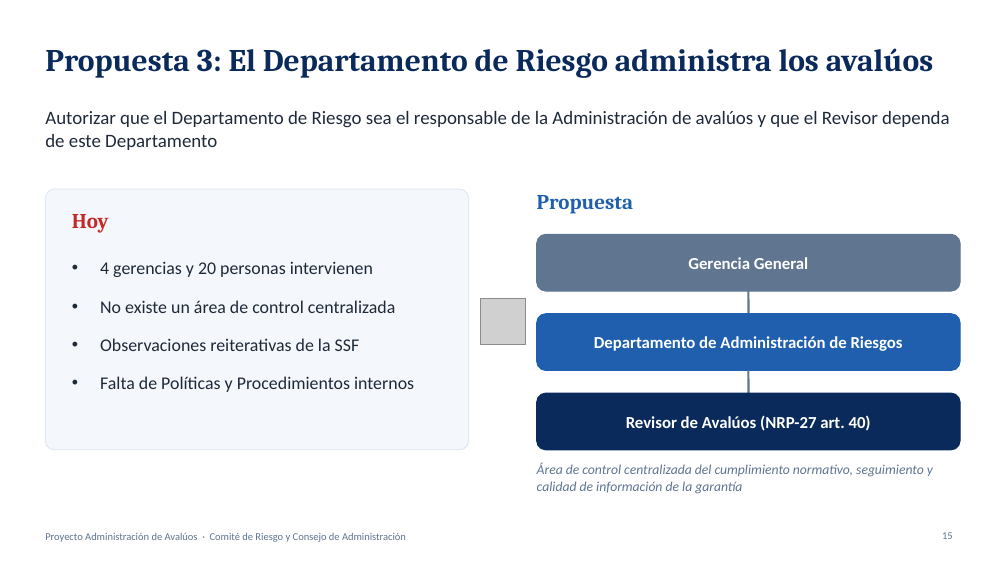
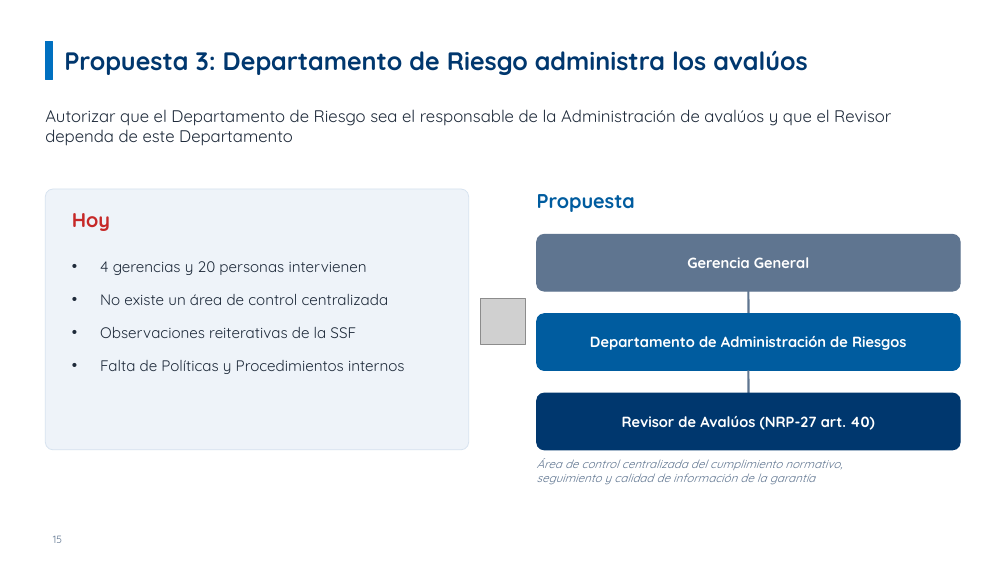
Before and after one commit to menjivar201280/riesgo, a slide deck: slide 15 of administracion-avaluos/Proyecto_Administracion_de_Avaluos.pptx. Drawn at 1008x567 pixels with LibreOffice and Linux fonts; fonts in the diff are those of the drawing; grey boxes stand for pictures; background and template pictures are left out. Boxes give left, top, right and bottom in pixels: in the first picture for what was removed or moved away, otherwise in the second. Text is boxed around its words. In the diff, an @@ line names an element or a change of style, - is before the commit and + after.

```diff
--- a/administracion-avaluos/Proyecto_Administracion_de_Avaluos.pptx
+++ b/administracion-avaluos/Proyecto_Administracion_de_Avaluos.pptx
@@ rectangle added at (x1=45, y1=42, x2=53, y2=79), fill #0070C0, outline #0070C0 1 pt @@
@@ title at (x1=64, y1=51, x2=807, y2=75): text changed; size 30 to 24 pt; font Cambria to Quicksand; text colour #0A2A5C to #00376E @@
-Propuesta 3: El Departamento de Riesgo administra los avalúos
+Propuesta 3: Departamento de Riesgo administra los avalúos
@@ text "Autorizar que el Departamento de ..." at (x1=45, y1=109, x2=891, y2=146): size 18 to 16 pt, font Calibri to Quicksand @@
@@ rounded rectangle at (x1=45, y1=189, x2=469, y2=450): fill #F4F7FB to #EEF3F9; outline #DCE5F0 0.75 pt to #D6E2EF 0.75 pt; proportions changed @@
@@ text "Hoy" at (x1=72, y1=213, x2=110, y2=231): size 20 to 19 pt, font Cambria to Quicksand @@
@@ text "Propuesta" at (x1=537, y1=194, x2=635, y2=212): size 20 to 19 pt, font Cambria to Quicksand, text colour #1F5FAE to #005C9F @@
@@ rounded rectangle at (x1=537, y1=234, x2=960, y2=291): proportions changed @@
@@ text "4 gerencias y 20 personas ..." at (x1=100, y1=261, x2=405, y2=374): size 17 to 14.5 pt, font Calibri to Quicksand; less space between paragraphs @@
@@ rounded rectangle at (x1=537, y1=314, x2=960, y2=371): fill #1F5FAE to #005C9F; outline #1F5FAE 1 pt to #005C9F 1 pt; proportions changed @@
@@ rounded rectangle at (x1=537, y1=393, x2=960, y2=450): fill #0A2A5C to #00376E; outline #0A2A5C 1 pt to #00376E 1 pt; proportions changed @@
@@ size 16 to 14 pt, font Calibri to Quicksand in 3 elements at (x1=687, y1=257, x2=809, y2=268), (x1=590, y1=336, x2=906, y2=350), (x1=622, y1=416, x2=875, y2=430) @@
@@ text "Área de control centralizada del ..." at (x1=537, y1=458, x2=842, y2=485): size 13 to 11 pt, font Calibri to Quicksand @@
@@ page number moved from (x1=942, y1=532, x2=953, y2=539) to (x1=53, y1=535, x2=62, y2=543) @@
@@ page number at (x1=53, y1=535, x2=62, y2=543): font Calibri to Quicksand; alignment right to left @@
@@ text removed at (x1=45, y1=532, x2=406, y2=542) @@
-Proyecto Administración de Avalúos · Comité de Riesgo y Consejo de Administración
```
Also in this commit, not shown: 15 other slides changed, 2 slides added.
